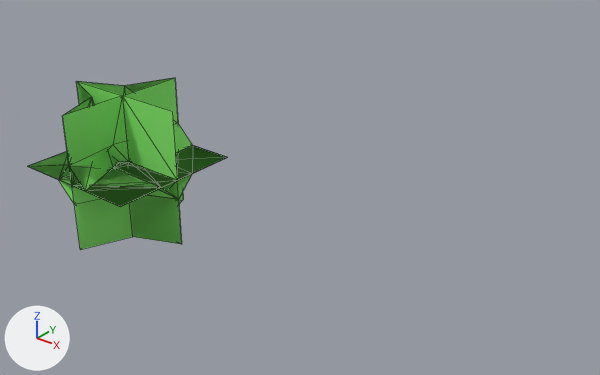
The Blender file datas/meshes/round-smooth-chunck-parts-lod-1.blend as it was, and as the next commit left it.
Rendered twice from a 50 mm lens placed at (4.36, -3.49, 2.44), pointed at (0.93, 0.8, -0.23). Lighting does not change. The marker at lower left points along +X, +Y and +Z. Mesh edges are drawn as thin lines.

The older version as bpy lines, for what is in view:
```python
me_10000000_001 = bpy.data.meshes.new('10000000.001')
me_10000000_001.from_pydata(...)  # 14 vertices, 14 faces; spans x -0.5..0.5, y -0.5..0.5, z 0.0..0.5
me_10000000_001.polygons.foreach_set('use_smooth', [True] * 14)
me_10000000_001.materials.append(mat_green)  # green #87e76f
me_10000000_010 = bpy.data.meshes.new('10000000.010')
me_10000000_010.from_pydata(...)  # 14 vertices, 13 faces; spans x -0.5..0.5, y -0.5..0.0, z -0.5..0.5
me_10000000_010.polygons.foreach_set('use_smooth', [True] * 13)
me_10000000_010.materials.append(mat_green)  # green #87e76f
# before: 0 (-0.5, 0.0, -0.144), 7 (0.0, 0.0, -0.5), 9 (0.5, 0.0, -0.144) at pixel (178, 199), 11 (-0.023, -0.126, -0.018)
me_10000000_021 = bpy.data.meshes.new('10000000.021')
me_10000000_021.from_pydata(...)  # 23 vertices, 20 faces; spans x -0.5..0.5, y -0.5..0.5, z -0.5..0.5
me_10000000_021.polygons.foreach_set('use_smooth', [True] * 20)
me_10000000_021.materials.append(mat_green)  # green #87e76f
me_10000000_023 = bpy.data.meshes.new('10000000.023')
me_10000000_023.from_pydata(...)  # 20 vertices, 12 faces; spans x -0.5..0.5, y -0.5..0.5, z -0.5..0.5
me_10000000_023.polygons.foreach_set('use_smooth', [True] * 12)
me_10000000_023.materials.append(mat_green)  # green #87e76f
ob_11000110 = bpy.data.objects.new('11000110', me_10000000_021)
ob_11000110.location = (0.0, 0.0, 0.0)
ob_11001000 = bpy.data.objects.new('11001000', me_10000000_010)
ob_11001000.location = (0.0, 0.0, 0.0)
ob_11011000 = bpy.data.objects.new('11011000', me_10000000_023)
ob_11011000.location = (0.0, 0.0, 0.0)
ob_11111000 = bpy.data.objects.new('11111000', me_10000000_001)
ob_11111000.location = (0.0, 0.0, 0.0)
# also in view: '11000000' at (0.0, -0.25, -0.25); '11000001' at (0.0, 0.0, 0.0); '10101000' at (0.0, 0.0, 0.0); '10100000' at (0.0, 0.0, -0.25); '11001100' at (0.0, 0.0, 0.0)
```
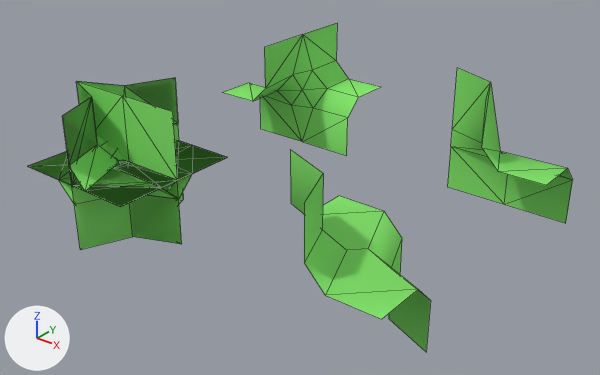
The change, as a list of edits to the scene's bpy script:
```text
Change me_10000000_010:
    where me_10000000_010.from_pydata(...)  # 14 vertices, 13 faces; spans x -0.5..0.5, y -0.5..0.0, z -0.5..0.5
    used by ob_11001000; location = (0.0, 0.0, 0.0)
    verts and faces of me_10000000_010; kept vertices keep their numbers, new ones are numbered from 14
    me_10000000_010 part 1
    add delete_faces([(0, 9, 7), (0, 11, 9)])
    add verts[14] = (0.0, 0.0, -0.144)
    add faces += [(7, 14, 9), (0, 14, 7), (0, 11, 14), (9, 14, 11)]
Change ob_11001000:
    ob_11001000.location: (0.0, 0.0, 0.0) -> (2.0, 2.0, 0.0)
Change ob_11000110:
    ob_11000110.location: (0.0, 0.0, 0.0) -> (0.0, 2.0, 0.0)
Change ob_11011000:
    ob_11011000.location: (0.0, 0.0, 0.0) -> (2.0, 0.0, 0.0)
```

Where the change shows, as pixel boxes (x1, y1, x2, y2) in the pictures (600 x 375 px):
'11000110', moved
    before: (30, 78, 220, 180)
    after: (223, 23, 380, 156)
'11011000', moved
    before: (69, 85, 183, 207)
    after: (290, 149, 431, 352)
'11001000', reshaped, moved
    before: (70, 83, 178, 199)
    after: (447, 68, 573, 223)
part 1 of me_10000000_010, built on (green)
    after: (451, 146, 572, 204)
'11111000', unchanged, uncovered by the edit
    before: (70, 83, 223, 203)
    after: (64, 83, 225, 207)
'11010001', unchanged, uncovered by the edit
    before: (54, 78, 183, 204)
    after: (28, 78, 183, 204)
